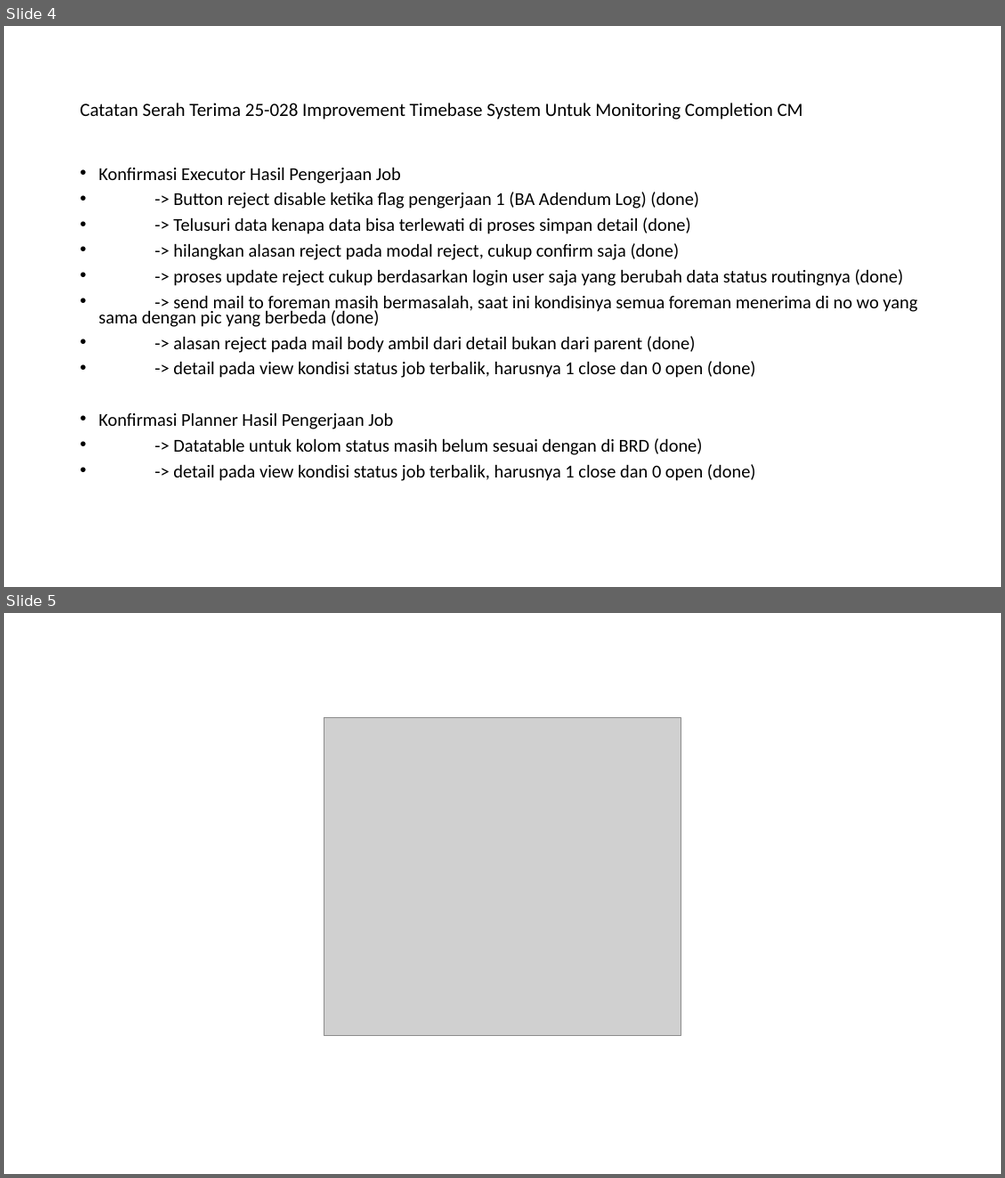
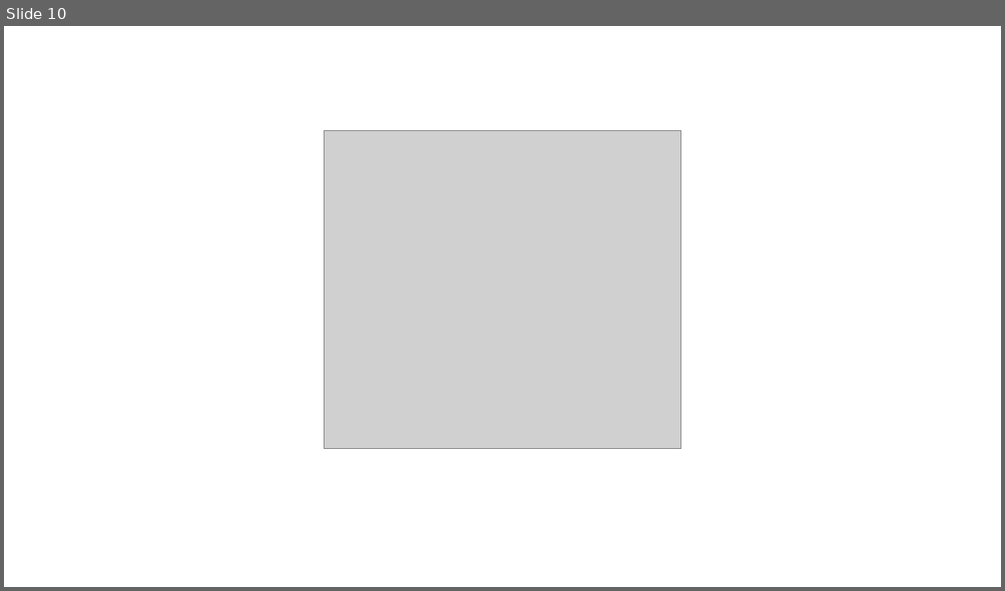
Before and after one commit to njulioiyoo/code-analysis-laravel-nodejs, a slide deck: slides/JNO - Sharing Session Code Analysis.pptx. Shown one above the other, each under a label of ours: slides 4 and 5 before the commit, slide 10 after it. The pictures are 1005x1178 and 1005x591 pixels, drawn with LibreOffice and Linux fonts; fonts in the diff are those of the drawing; grey boxes stand for pictures; background and template pictures are left out. Boxes give left, top, right and bottom in pixels: in the first picture for what was removed or moved away, otherwise in the second. Text is boxed around its words. In the diff, an @@ line names an element or a change of style, - is before the commit and + after.

```diff
--- a/slides/JNO - Sharing Session Code Analysis.pptx
+++ b/slides/JNO - Sharing Session Code Analysis.pptx
@@ slide 4 removed at (x1=4, y1=26, x2=1001, y2=587), background picture (left out) @@
@@ title removed at (x1=80, y1=103, x2=803, y2=119) @@
-Catatan Serah Terima 25-028 Improvement Timebase System Untuk Monitoring Completion CM
@@ text removed at (x1=98, y1=167, x2=917, y2=481) @@
-• Konfirmasi Executor Hasil Pengerjaan Job
-• -> Button reject disable ketika flag pengerjaan 1 (BA Adendum Log) (done)
-• -> Telusuri data kenapa data bisa terlewati di proses simpan detail (done)
-• -> hilangkan alasan reject pada modal reject, cukup confirm saja (done)
-• -> proses update reject cukup berdasarkan login user saja yang berubah data status routingnya (done)
-• -> send mail to foreman masih bermasalah, saat ini kondisinya semua foreman menerima di no wo yang sama dengan pic yang berbeda (done)
-• -> alasan reject pada mail body ambil dari detail bukan dari parent (done)
-• -> detail pada view kondisi status job terbalik, harusnya 1 close dan 0 open (done)
-• Konfirmasi Planner Hasil Pengerjaan Job
-• -> Datatable untuk kolom status masih belum sesuai dengan di BRD (done)
-• -> detail pada view kondisi status job terbalik, harusnya 1 close dan 0 open (done)
@@ what was slide 5 is now slide 10 @@
```
Also in this commit, not shown: 9 slides added, 3 other slides removed, 25 other files.
